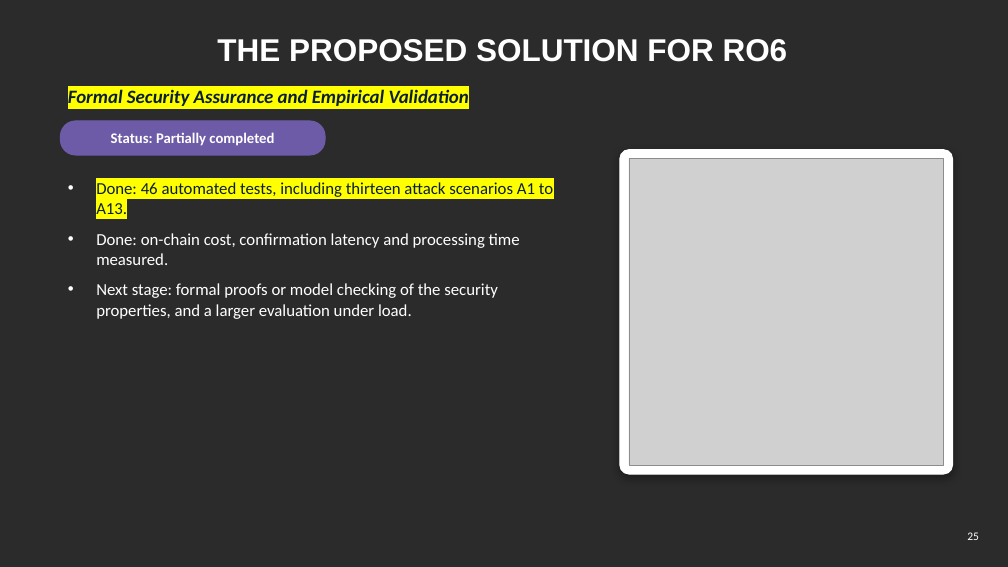
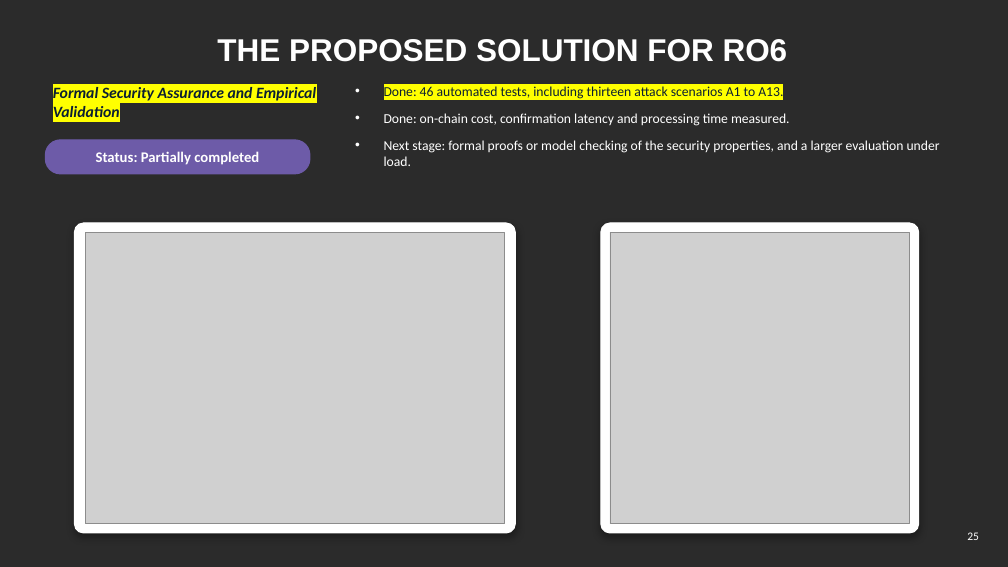
Before and after one commit to yasir12345678900/HealthRWA-Sepolia-Personal-try, a slide deck: slide 25 of docs/Yasir_CA2_Reassessment_Slides_YELLOW_changes.pptx. Drawn at 1008x567 pixels with LibreOffice and Linux fonts; fonts in the diff are those of the drawing; grey boxes stand for pictures; background and template pictures are left out; a plain dark background stands for a picture behind light text. Boxes give left, top, right and bottom in pixels: in the first picture for what was removed or moved away, otherwise in the second. Text is boxed around its words. In the diff, an @@ line names an element or a change of style, - is before the commit and + after.

```diff
--- a/docs/Yasir_CA2_Reassessment_Slides_YELLOW_changes.pptx
+++ b/docs/Yasir_CA2_Reassessment_Slides_YELLOW_changes.pptx
@@ text "Formal Security Assurance and Empirical ..." moved from (x1=68, y1=89, x2=469, y2=106) to (x1=53, y1=87, x2=316, y2=117) @@
@@ text "Formal Security Assurance and Empirical ..." at (x1=53, y1=87, x2=316, y2=117): size 18 to 15 pt; vertical alignment middle to top @@
@@ text "Done: 46 automated tests, including ..." moved from (x1=96, y1=182, x2=553, y2=319) to (x1=384, y1=86, x2=940, y2=166) @@
@@ text "Done: 46 automated tests, including ..." at (x1=384, y1=86, x2=940, y2=166): size 16 to 13 pt @@
@@ text "Status: Partially completed" moved from (x1=111, y1=132, x2=274, y2=146) to (x1=96, y1=151, x2=259, y2=165) @@
@@ rounded rectangle moved from (x1=60, y1=121, x2=325, y2=155) to (x1=45, y1=140, x2=310, y2=174) @@
@@ rounded rectangle resized from (x1=620, y1=150, x2=953, y2=474) to (x1=74, y1=223, x2=515, y2=533) @@
@@ rounded rectangle at (x1=74, y1=223, x2=515, y2=533): proportions changed @@
@@ picture added at (x1=85, y1=232, x2=505, y2=524) @@
@@ rounded rectangle added at (x1=601, y1=223, x2=919, y2=533), fill #FFFFFF, outline #FFFFFF 1 pt @@
@@ picture resized from (x1=629, y1=159, x2=944, y2=465) to (x1=610, y1=232, x2=910, y2=524) @@
```
Also in this commit, not shown: 5 other slides changed, 3 other files.
